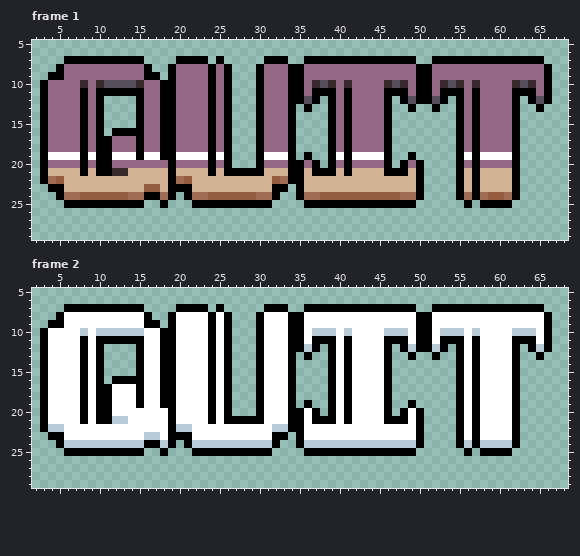
One commit to this pixel-art file: Assets/Production/2_Levels/5_MainMenu/Art/quit_button.aseprite. That is the earlier state.
72x32 pixels, 2 frames. Shown: frame 1: x 2..68, y 5..29; frame 2: x 2..68, y 5..29.
After:
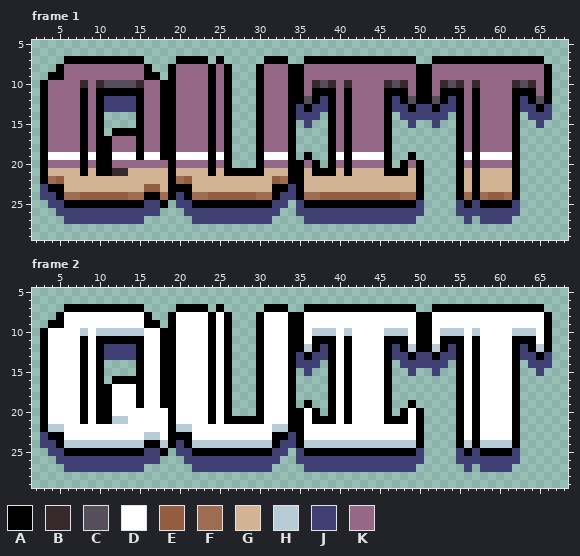
Palette (. is transparent): A #000000  B #36282b  C #564f5b  D #ffffff  E #945c40  F #9e6c53  G #d2b495  H #b8ccd8  J #3f3f74  K #966888
Difference:
layer "Layer 2" added
--- frame 1, layer "Layer 2"
@@ x 2..68 @@
 11 .AKKKKAKAAAAAAKKAAKKKKAKA...AKKKAAKAAAKAKKKKAAAKAAKAAAKAKKKKAAAKA..
-12 .AKKKKAKA....AKKAAKKKKAKA...AKKKAACA.AKAKKKKA.ACAACA.AKAKKKKA.ACA..
-13 .AKKKKAKA....AKKAAKKKKAKA...AKKKA.A..AKAKKKKA..A..A..AKAKKKKA..A...
-14 .AKKKKAKA....AKKAAKKKKAKA...AKKKA....AKAKKKKA........AKAKKKKA......
-15 .AKKKKAKA....AKKAAKKKKAKA...AKKKA....AKAKKKKA........AKAKKKKA......
+12 .AKKKKAKAJJJJAKKAAKKKKAKA...AKKKAACAJAKAKKKKAJACAACAJAKAKKKKAJACA..
+13 .AKKKKAKAJJJJAKKAAKKKKAKA...AKKKAJAJJAKAKKKKAJJAJJAJJAKAKKKKAJJAJ..
+14 .AKKKKAKA....AKKAAKKKKAKA...AKKKAJJJ.AKAKKKKA.JJJJJJ.AKAKKKKA.JJJ..
+15 .AKKKKAKA....AKKAAKKKKAKA...AKKKA.J..AKAKKKKA..J..J..AKAKKKKA..J...
 16 .AKKKKAKA.AAAAKKAAKKKKAKA...AKKKA....AKAKKKKA........AKAKKKKA......
@@ x 2..68 @@
 22 .AFEGGGGGGGGGGGGGAFEGGGGGGGGGGEFAAGGGGGGGGGGGGGGA....AGAGGGGA......
-23 ..AAGGGGGGGGGGEEGAAAGGGGGGGGGGAA.AGGGGGGGGGGGGGGA....AGAGGGGA......
-24 ...AFFEEEEEEFFAAFA.AFFEEEEEEFFA..AFFEEEEEEEEEEFFA....AFAFEEFA......
-25 ....AAAAAAAAAA..A...AAAAAAAAAA....AAAAAAAAAAAAAA......A.AAAA.......
-26 ...................................................................
-27 ...................................................................
+23 .JAAGGGGGGGGGGEEGAAAGGGGGGGGGGAAJAGGGGGGGGGGGGGGA....AGAGGGGA......
+24 .JJAFFEEEEEEFFAAFAJAFFEEEEEEFFAJJAFFEEEEEEEEEEFFA....AFAFEEFA......
+25 ..JJAAAAAAAAAAJJA.JJAAAAAAAAAAJJ.JAAAAAAAAAAAAAAJ....JAJAAAAJ......
+26 ...JJJJJJJJJJJJJ...JJJJJJJJJJJJ..JJJJJJJJJJJJJJJJ....JJJJJJJJ......
+27 ....JJJJJJJJJJ......JJJJJJJJJJ....JJJJJJJJJJJJJJ......J.JJJJ.......
 28 ...................................................................
--- frame 2, layer "Layer 2"
@@ x 2..68 @@
 11 .ADDDDADAAAAAADDAADDDDADA...ADDDAADAAADADDDDAAADAADAAADADDDDAAADA..
-12 .ADDDDADA....ADDAADDDDADA...ADDDAAHA.ADADDDDA.AHAAHA.ADADDDDA.AHA..
-13 .ADDDDADA....ADDAADDDDADA...ADDDA.A..ADADDDDA..A..A..ADADDDDA..A...
-14 .ADDDDADA....ADDAADDDDADA...ADDDA....ADADDDDA........ADADDDDA......
-15 .ADDDDADA....ADDAADDDDADA...ADDDA....ADADDDDA........ADADDDDA......
+12 .ADDDDADAJJJJADDAADDDDADA...ADDDAAHAJADADDDDAJAHAAHAJADADDDDAJAHA..
+13 .ADDDDADAJJJJADDAADDDDADA...ADDDAJAJJADADDDDAJJAJJAJJADADDDDAJJAJ..
+14 .ADDDDADA....ADDAADDDDADA...ADDDAJJJ.ADADDDDA.JJJJJJ.ADADDDDA.JJJ..
+15 .ADDDDADA....ADDAADDDDADA...ADDDA.J..ADADDDDA..J..J..ADADDDDA..J...
 16 .ADDDDADA.AAAADDAADDDDADA...ADDDA....ADADDDDA........ADADDDDA......
@@ x 2..68 @@
 22 .AHHDDDDDDDDDDDDDAHHDDDDDDDDDDHHAADDDDDDDDDDDDDDA....ADADDDDA......
-23 ..AADDDDDDDDDDHHDAAADDDDDDDDDDAA.ADDDDDDDDDDDDDDA....ADADDDDA......
-24 ...AHHHHHHHHHHAAHA.AHHHHHHHHHHA..AHHHHHHHHHHHHHHA....AHAHHHHA......
-25 ....AAAAAAAAAA..A...AAAAAAAAAA....AAAAAAAAAAAAAA......A.AAAA.......
-26 ...................................................................
-27 ...................................................................
+23 .JAADDDDDDDDDDHHDAAADDDDDDDDDDAAJADDDDDDDDDDDDDDA....ADADDDDA......
+24 .JJAHHHHHHHHHHAAHAJAHHHHHHHHHHAJJAHHHHHHHHHHHHHHA....AHAHHHHA......
+25 ..JJAAAAAAAAAAJJA.JJAAAAAAAAAAJJ.JAAAAAAAAAAAAAAJ....JAJAAAAJ......
+26 ...JJJJJJJJJJJJJ...JJJJJJJJJJJJ..JJJJJJJJJJJJJJJJ....JJJJJJJJ......
+27 ....JJJJJJJJJJ......JJJJJJJJJJ....JJJJJJJJJJJJJJ......J.JJJJ.......
 28 ...................................................................
